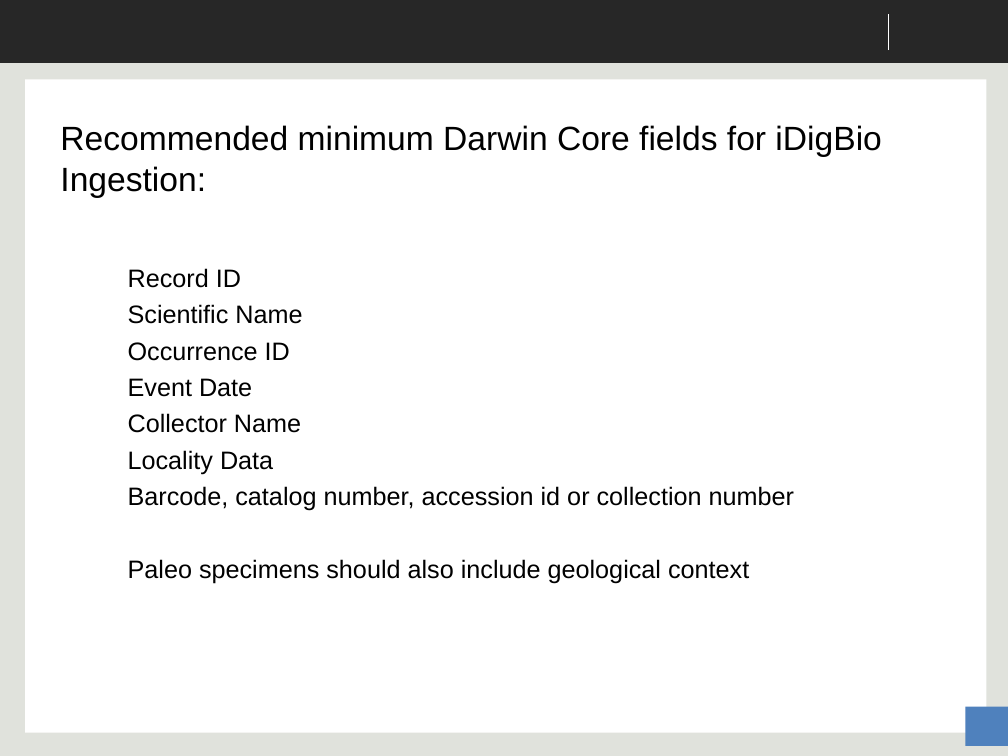
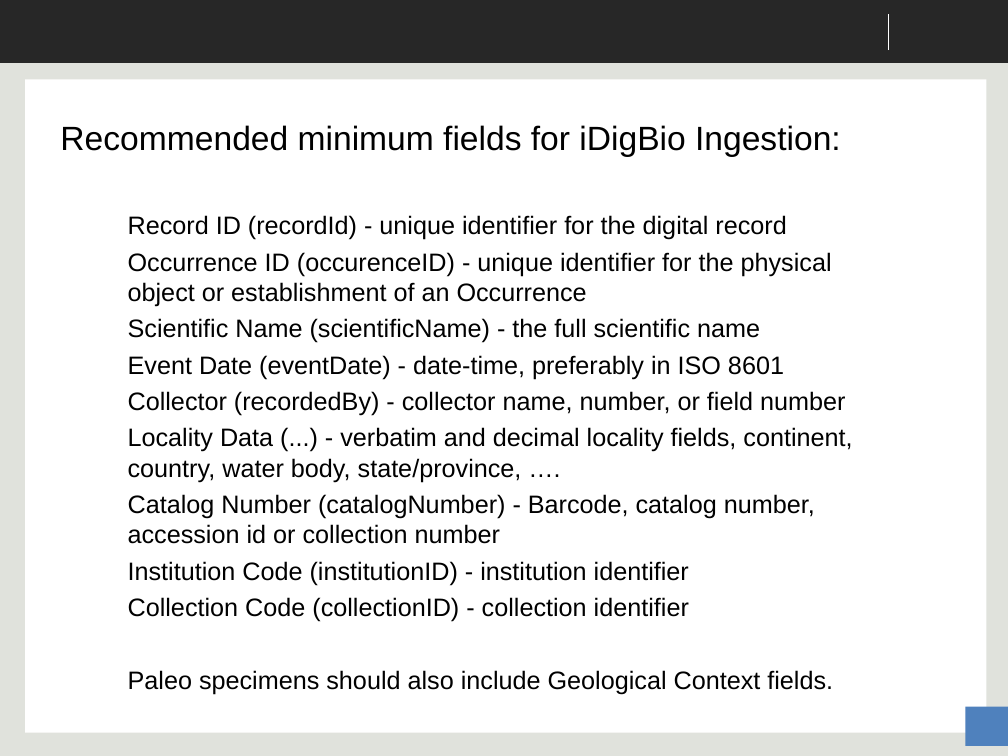
Before and after one commit to danstoner/idigbio-scratch, a slide deck: slide 13 of iDigBio Data Ingestion - CYWG 2014.pptx (slide 12 before the commit). Drawn at 1008x756 pixels with LibreOffice and Linux fonts; fonts in the diff are those of the drawing; background and template pictures are left out. Boxes give left, top, right and bottom in pixels: in the first picture for what was removed or moved away, otherwise in the second. Text is boxed around its words. In the diff, an @@ line names an element or a change of style, - is before the commit and + after.

```diff
--- a/iDigBio Data Ingestion - CYWG 2014.pptx
+++ b/iDigBio Data Ingestion - CYWG 2014.pptx
@@ title at [60,125,841,157]: text changed @@
-Recommended minimum Darwin Core fields for iDigBio Ingestion:
+Recommended minimum fields for iDigBio Ingestion:
@@ text at [128,215,852,694]: text changed @@
-Record ID
-Scientific Name
-Occurrence ID
-Event Date
-Collector Name
-Locality Data
-Barcode, catalog number, accession id or collection number
-Paleo specimens should also include geological context
+Record ID (recordId) - unique identifier for the digital record
+Occurrence ID (occurenceID) - unique identifier for the physical object or establishment of an Occurrence
+Scientific Name (scientificName) - the full scientific name
+Event Date (eventDate) - date-time, preferably in ISO 8601
+Collector (recordedBy) - collector name, number, or field number
+Locality Data (...) - verbatim and decimal locality fields, continent, country, water body, state/province, ….
+Catalog Number (catalogNumber) - Barcode, catalog number, accession id or collection number
+Institution Code (institutionID) - institution identifier
+Collection Code (collectionID) - collection identifier
+Paleo specimens should also include Geological Context fields.
```
Also in this commit, not shown: 3 other slides changed, 3 slides added, 1 other file.
